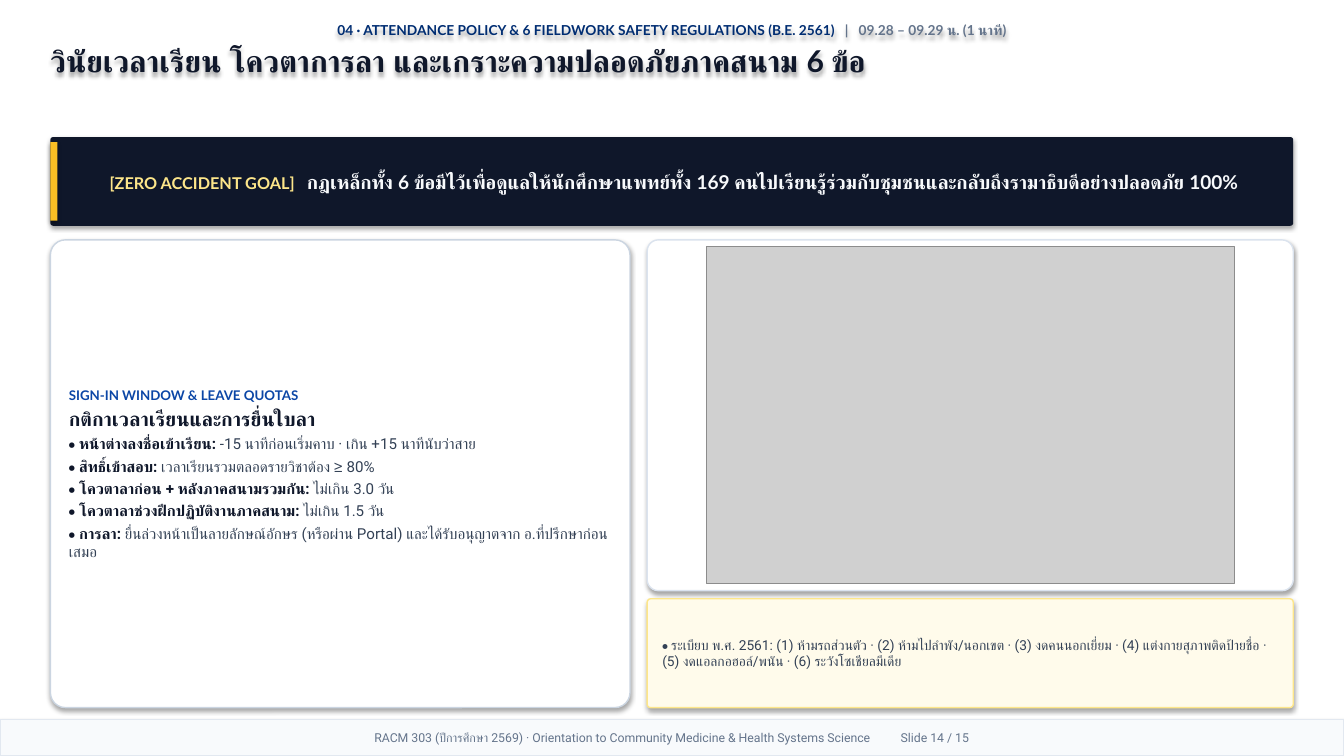
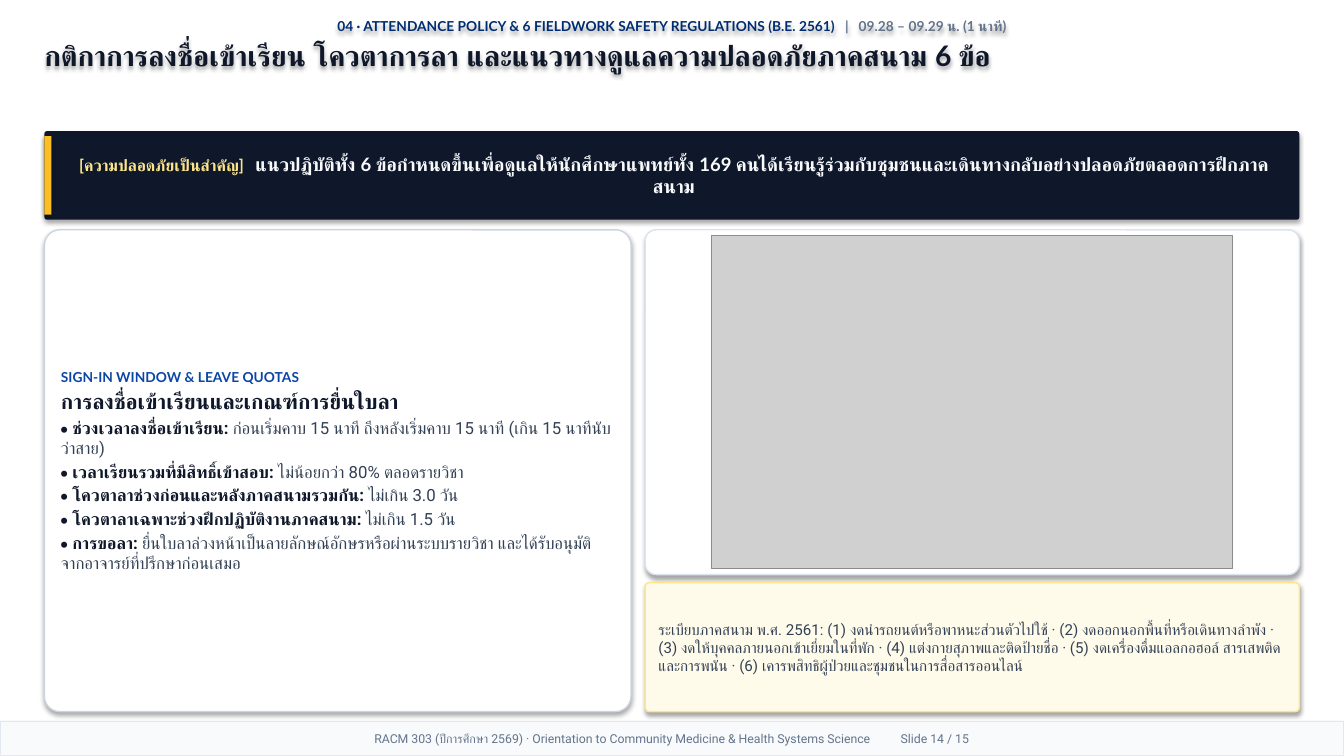
Before and after one commit to smartwoo/racm303-2569, a slide deck: slide 14 of exports/pptx/RACM303_2569_Orientation_Slides.pptx. Drawn at 1344x756 pixels with LibreOffice and Linux fonts; fonts in the diff are those of the drawing; grey boxes stand for pictures. Boxes give left, top, right and bottom in pixels: in the first picture for what was removed or moved away, otherwise in the second. Text is boxed around its words. In the diff, an @@ line names an element or a change of style, - is before the commit and + after.

```diff
--- a/exports/pptx/RACM303_2569_Orientation_Slides.pptx
+++ b/exports/pptx/RACM303_2569_Orientation_Slides.pptx
@@ text at <box>44,41,990,74</box>: text changed; size 21.5 to 20.2 pt @@
-วินัยเวลาเรียน โควตาการลา และเกราะความปลอดภัยภาคสนาม 6 ข้อ
+กติกาการลงชื่อเข้าเรียน โควตาการลา และแนวทางดูแลความปลอดภัยภาคสนาม 6 ข้อ
@@ rectangle: place and size @@
-rectangle at <box>50,142,57,221</box>
+rectangle at <box>44,136,51,215</box>
@@ rounded rectangle "[ความปลอดภัยเป็นสำคัญ] แนวปฏิบัติทั้ง 6 ข้อกำหนดขึ้นเพื่อดูแ ...": place and size @@
-rounded rectangle "[ความปลอดภัยเป็นสำคัญ] แนวปฏิบัติทั้ง 6 ข้อกำหนดขึ้นเพื่อดูแ ..." at <box>50,137,1294,226</box>
+rounded rectangle "[ความปลอดภัยเป็นสำคัญ] แนวปฏิบัติทั้ง 6 ข้อกำหนดขึ้นเพื่อดูแ ..." at <box>44,131,1300,220</box>
@@ text in rounded rectangle at <box>79,157,1224,177</box>: text changed; size 13.6 to 13.2 pt @@
-[ZERO ACCIDENT GOAL] กฎเหล็กทั้ง 6 ข้อมีไว้เพื่อดูแลให้นักศึกษาแพทย์ทั้ง 169 คนไปเรียนรู้ร่วมกับชุมชนและกลับถึงรามาธิบดีอย่างปลอดภัย 100%
+[ความปลอดภัยเป็นสำคัญ] แนวปฏิบัติทั้ง 6 ข้อกำหนดขึ้นเพื่อดูแลให้นักศึกษาแพทย์ทั้ง 169 คนได้เรียนรู้ร่วมกับชุมชนและเดินทางกลับอย่างปลอดภัยตลอดการฝึกภาคสนาม
@@ rounded rectangle "SIGN-IN WINDOW & LEAVE QUOTAS": place and size @@
-rounded rectangle "SIGN-IN WINDOW & LEAVE QUOTAS" at <box>50,240,630,708</box>
+rounded rectangle "SIGN-IN WINDOW & LEAVE QUOTAS" at <box>44,230,631,712</box>
@@ rounded rectangle: place and size @@
-rounded rectangle at <box>647,240,1294,591</box>
+rounded rectangle at <box>645,230,1300,575</box>
@@ picture: place and size @@
-picture at <box>707,247,1234,584</box>
+picture at <box>712,236,1233,569</box>
@@ text in rounded rectangle at <box>61,372,300,384</box>: size 9.5 to 9.8 pt in "SIGN-IN WINDOW & LEAVE QUOTAS" @@
@@ text in rounded rectangle at <box>61,392,598,569</box>: text changed; size 10.8 to 12 pt @@
-กติกาเวลาเรียนและการยื่นใบลา
-• หน้าต่างลงชื่อเข้าเรียน: -15 นาทีก่อนเริ่มคาบ · เกิน +15 นาทีนับว่าสาย
-• สิทธิ์เข้าสอบ: เวลาเรียนรวมตลอดรายวิชาต้อง ≥ 80%
-• โควตาลาก่อน + หลังภาคสนามรวมกัน: ไม่เกิน 3.0 วัน
-• โควตาลาช่วงฝึกปฏิบัติงานภาคสนาม: ไม่เกิน 1.5 วัน
-• การลา: ยื่นล่วงหน้าเป็นลายลักษณ์อักษร (หรือผ่าน Portal) และได้รับอนุญาตจาก อ.ที่ปรึกษาก่อนเสมอ
+การลงชื่อเข้าเรียนและเกณฑ์การยื่นใบลา
+• ช่วงเวลาลงชื่อเข้าเรียน: ก่อนเริ่มคาบ 15 นาที ถึงหลังเริ่มคาบ 15 นาที (เกิน 15 นาทีนับว่าสาย)
+• เวลาเรียนรวมที่มีสิทธิ์เข้าสอบ: ไม่น้อยกว่า 80% ตลอดรายวิชา
+• โควตาลาช่วงก่อนและหลังภาคสนามรวมกัน: ไม่เกิน 3.0 วัน
+• โควตาลาเฉพาะช่วงฝึกปฏิบัติงานภาคสนาม: ไม่เกิน 1.5 วัน
+• การขอลา: ยื่นใบลาล่วงหน้าเป็นลายลักษณ์อักษรหรือผ่านระบบรายวิชา และได้รับอนุมัติจากอาจารย์ที่ปรึกษาก่อนเสมอ
@@ rounded rectangle "ระเบียบภาคสนาม พ.ศ. 2561: (1) งดนำรถยนต์หรือพาหนะส่วนตัวไปใช ...": place and size @@
-rounded rectangle "ระเบียบภาคสนาม พ.ศ. 2561: (1) งดนำรถยนต์หรือพาหนะส่วนตัวไปใช ..." at <box>647,599,1294,708</box>
+rounded rectangle "ระเบียบภาคสนาม พ.ศ. 2561: (1) งดนำรถยนต์หรือพาหนะส่วนตัวไปใช ..." at <box>645,583,1300,712</box>
@@ text in rounded rectangle at <box>658,622,1281,676</box>: text changed; size 9.8 to 10.8 pt @@
-• ระเบียบ พ.ศ. 2561: (1) ห้ามรถส่วนตัว · (2) ห้ามไปลำพัง/นอกเขต · (3) งดคนนอกเยี่ยม · (4) แต่งกายสุภาพติดป้ายชื่อ · (5) งดแอลกอฮอล์/พนัน · (6) ระวังโซเชียลมีเดีย
+ระเบียบภาคสนาม พ.ศ. 2561: (1) งดนำรถยนต์หรือพาหนะส่วนตัวไปใช้ · (2) งดออกนอกพื้นที่หรือเดินทางลำพัง · (3) งดให้บุคคลภายนอกเข้าเยี่ยมในที่พัก · (4) แต่งกายสุภาพและติดป้ายชื่อ · (5) งดเครื่องดื่มแอลกอฮอล์ สารเสพติด และการพนัน · (6) เคารพสิทธิผู้ป่วยและชุมชนในการสื่อสารออนไลน์
```
Also in this commit, not shown: 13 other slides changed, 1 slide added, 1 slide removed, 5 other files.
